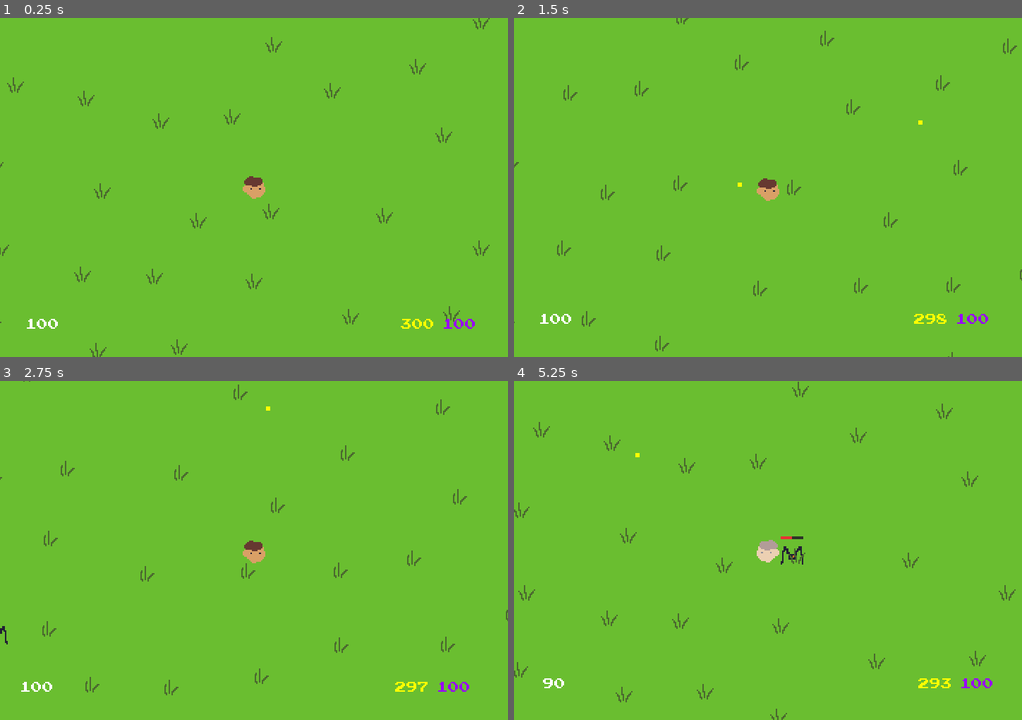
Above: before the commit, frames 1-4 (two rows, left to right).
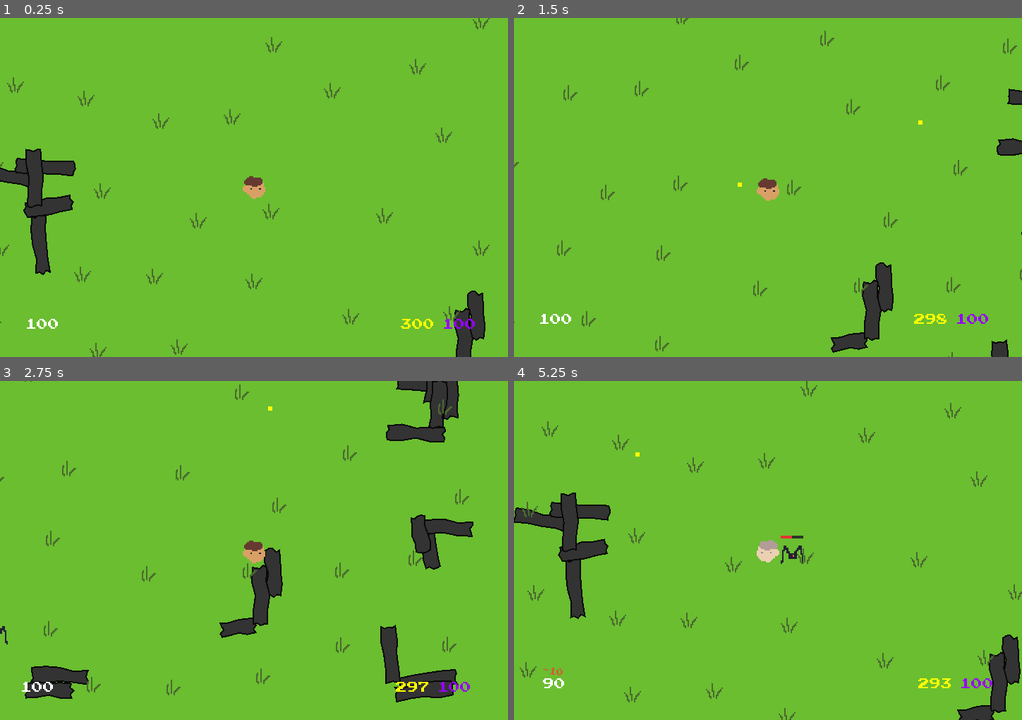
Above: after the commit, the same moments.

Repository: alecray/2d-game
Game: Godot game, scene res://scenes/main.tscn
Two runs of this game, one before a commit and one after it. Both use one fixed random seed, a clock stepped at 60 frames per second and the inputs below.
Inputs (mouse positions are in pixels of both pictures, inside the frame that each line leads up to):
- Up to frame 1 (0.25 s): no input
- Up to frame 2 (1.5 s): move the mouse to (879, 170) at 0.52 s; hold D 0.53-1.28 s; click (879, 170) at 0.67 s; move the mouse to (666, 204) at 1.27 s; hold S from 1.28 s (still down); click (666, 204) at 1.42 s
- Up to frame 3 (2.75 s): move the mouse to (304, 475) at 2.02 s; release S at 2.03 s; hold D from 2.03 s (still down); click (304, 475) at 2.17 s
- Up to frame 4 (5.25 s): move the mouse to (742, 618) at 2.77 s; release D at 2.78 s; hold W 2.78-3.53 s; click (742, 618) at 2.92 s; move the mouse to (920, 601) at 3.52 s; hold A 3.53-5.03 s; click (920, 601) at 3.67 s; move the mouse to (615, 499) at 4.27 s; click (615, 499) at 4.42 s; move the mouse to (793, 550) at 5.02 s; hold S from 5.03 s (still down); click (793, 550) at 5.17 s

The runs differ from the first frame. In frame 1, 2.8% of the frame differs, in the area x 0-96%, y 38-100%; in frame 2, 1.7%; in frame 3, 6.7%, in the area x 0-100%, y 0-95%; in frame 4, 4.8%.

Commit message:
add procedural ruins, floating damage/mana cost popups, and remove magic cooldown

Diff:
--- a/scenes/main.gd
+++ b/scenes/main.gd
@@ -3,6 +3,7 @@
 
 const ENEMY_SCENE = preload("res://prefabs/enemies/enemy1.tscn")
 const GRASS_SCENE = preload("res://prefabs/environment/grass1.tscn")
+const WALL_SCRIPT = preload("res://scripts/environment/wall.gd")
 const BASE_SPAWN_INTERVAL = 2.0  # starting time between enemy spawns
 const MIN_SPAWN_INTERVAL = 0.25  # fastest the spawner can ever get
 const SPAWN_DISTANCE = 300.0
@@ -31,6 +32,26 @@
 	var spawn_area_size = Vector2(2000, 2000)
 	var spawn_area_offset = -spawn_area_size / 2
 	spawn_grass_in_area(200, spawn_area_size, spawn_area_offset)
+	spawn_ruins()
+
+func spawn_ruins() -> void:
+	var wall_sizes = [
+		Vector2(80, 20), Vector2(20, 80),
+		Vector2(48, 20), Vector2(20, 48),
+		Vector2(64, 20), Vector2(20, 64),
+	]
+	for i in 18:
+		var angle = randf() * TAU
+		var dist = randf_range(200, 900)
+		var cluster_pos = Vector2.from_angle(angle) * dist
+		for j in randi_range(2, 5):
+			var offset = Vector2(randf_range(-60, 60), randf_range(-60, 60))
+			var wall = StaticBody2D.new()
+			wall.set_script(WALL_SCRIPT)
+			wall.size = wall_sizes[randi() % wall_sizes.size()]
+			wall.rotation = randf_range(-0.2, 0.2)
+			add_child(wall)
+			wall.global_position = cluster_pos + offset
 
 func _process(delta: float) -> void:
 	spawn_timer -= delta
--- a/scripts/characters/player.gd
+++ b/scripts/characters/player.gd
@@ -11,7 +11,6 @@
 const MAX_AMMO = 300
 const MAX_MANA = 100
 const MAGIC_COST = 50
-const MAGIC_COOLDOWN = 30.0
 const MANA_REGEN = 5.0  # mana restored per second
 const BOB_FREQUENCY = 14.0  # cycles per second
 const BOB_AMPLITUDE = 4.0   # pixels up and down
@@ -19,10 +18,10 @@
 const MagicWave = preload("res://scripts/characters/magic_wave.gd")
 
 signal health_changed(value: int)
+signal damage_taken(amount: int)
 signal ammo_changed(value: int)
 signal mana_changed(value: int)
-signal magic_ready_changed(is_ready: bool)
-
+signal magic_used(cost: int)
 var health = MAX_HEALTH:
 	set(value):
 		health = value
@@ -37,7 +36,6 @@
 	set(value):
 		mana = value
 		mana_changed.emit(int(value))
-var magic_cooldown = 0.0
 var knockback_velocity = Vector2.ZERO  # decays each frame, applied on top of movement
 var bob_time = 0.0
 
@@ -54,10 +52,6 @@
 	_handle_movement(delta)
 	_handle_contact_damage(delta)
 	_handle_shooting(delta)
-	var was_on_cooldown = magic_cooldown > 0
-	magic_cooldown -= delta
-	if was_on_cooldown and magic_cooldown <= 0:
-		magic_ready_changed.emit(true)
 	if mana < MAX_MANA:
 		mana = min(MAX_MANA, mana + MANA_REGEN * delta)
 
@@ -109,16 +103,16 @@
 
 func _input(event: InputEvent) -> void:
 	if event is InputEventMouseButton and event.pressed and event.button_index == MOUSE_BUTTON_RIGHT:
-		if magic_cooldown <= 0 and mana >= MAGIC_COST:
+		if mana >= MAGIC_COST:
 			var wave = MagicWave.new()
 			add_sibling(wave)
 			wave.global_position = global_position
 			mana -= MAGIC_COST
-			magic_cooldown = MAGIC_COOLDOWN
-			magic_ready_changed.emit(false)
+			magic_used.emit(MAGIC_COST)
 
 func take_damage(amount: int) -> void:
 	health = max(0, health - amount)  # setter emits health_changed automatically
+	damage_taken.emit(amount)
 	FlashUtils.flash_white($Sprite2D_Player)
 	if health <= 0:
 		get_tree().change_scene_to_file("res://scenes/game_over.tscn")
--- /dev/null
+++ b/scripts/environment/wall.gd
@@ -0,0 +1,43 @@
+extends StaticBody2D
+
+var size = Vector2(80, 20)
+var _poly: PackedVector2Array
+
+func _ready() -> void:
+	var shape = RectangleShape2D.new()
+	shape.size = size
+	var col = CollisionShape2D.new()
+	col.shape = shape
+	add_child(col)
+	_poly = _build_rough_poly(size)
+
+## Builds a rectangle polygon with gently bowed, irregular edges for a worn-stone look.
+## Each edge gets 3 intermediate points offset by a sine-weighted random amount so the
+## bulge is smooth (peaks at the midpoint, tapers to nothing at the corners).
+func _build_rough_poly(s: Vector2) -> PackedVector2Array:
+	var pts = PackedVector2Array()
+	var h = s / 2
+	var roughness = 4.0
+	var edges = [
+		[Vector2(-h.x, -h.y), Vector2( h.x, -h.y), Vector2( 0, -1)],
+		[Vector2( h.x, -h.y), Vector2( h.x,  h.y), Vector2( 1,  0)],
+		[Vector2( h.x,  h.y), Vector2(-h.x,  h.y), Vector2( 0,  1)],
+		[Vector2(-h.x,  h.y), Vector2(-h.x, -h.y), Vector2(-1,  0)],
+	]
+	for edge in edges:
+		var a: Vector2 = edge[0]
+		var b: Vector2 = edge[1]
+		var n: Vector2 = edge[2]
+		pts.append(a)
+		for i in range(1, 4):
+			var t = float(i) / 4.0
+			var mid = a.lerp(b, t)
+			var bow = sin(t * PI) * randf_range(-roughness, roughness)
+			pts.append(mid + n * bow)
+	return pts
+
+func _draw() -> void:
+	draw_colored_polygon(_poly, Color(0.20, 0.20, 0.20))
+	var outline = PackedVector2Array(_poly)
+	outline.append(_poly[0])
+	draw_polyline(outline, Color(0.04, 0.04, 0.04), 2.0)
--- a/scripts/ui/health_label.gd
+++ b/scripts/ui/health_label.gd
@@ -1,6 +1,8 @@
 ## Listens for health_changed on the player and updates itself.
 ## Attach this to any Label node — it finds the player by group so it works anywhere in the tree.
 extends Label
+
+const FONT = preload("res://assets/fonts/PressStart2P-Regular.ttf")
 
 func _ready() -> void:
 	await get_tree().process_frame  # wait for player's _ready() to run and register its group
@@ -8,3 +10,20 @@
 	if player:
 		text = str(player.health)
 		player.health_changed.connect(func(value): text = str(value))
+		player.damage_taken.connect(_spawn_damage_popup)
+
+func _spawn_damage_popup(amount: int) -> void:
+	var label = Label.new()
+	label.text = "-" + str(amount)
+	label.add_theme_font_override("font", FONT)
+	label.add_theme_font_size_override("font_size", 10)
+	label.add_theme_color_override("font_color", Color(1.0, 0.2, 0.2, 1.0))
+	label.position = position + Vector2(0, -10)
+	label.rotation = deg_to_rad(10)
+	get_parent().add_child(label)
+	var tween = label.create_tween()
+	tween.set_parallel(true)
+	tween.tween_property(label, "position:y", label.position.y - 30, 0.6)
+	tween.tween_property(label, "rotation", deg_to_rad(-15), 0.6).set_trans(Tween.TRANS_CUBIC)
+	tween.tween_property(label, "modulate:a", 0.0, 0.6)
+	tween.tween_callback(label.queue_free).set_delay(0.6)
--- a/scripts/ui/mana_label.gd
+++ b/scripts/ui/mana_label.gd
@@ -1,11 +1,34 @@
-## Listens for mana_changed on the player and updates itself.
+## Displays the player's current mana and shows a floating "-50" popup when magic is cast.
 ## Attach this to any Label node — it finds the player by group so it works anywhere in the tree.
 extends Label
 
+const FONT = preload("res://assets/fonts/PressStart2P-Regular.ttf")
+
 func _ready() -> void:
+	# wait one frame so the player node has finished its own _ready() and joined the group
 	await get_tree().process_frame
 	var player = get_tree().get_first_node_in_group("player")
 	if player:
 		text = str(player.mana)
 		player.mana_changed.connect(func(value): text = str(value))
-		player.magic_ready_changed.connect(func(is_ready): modulate.a = 1.0 if is_ready else 0.1)
+		player.magic_used.connect(_spawn_cost_popup)
+
+## Spawns a short-lived cost label that floats upward and tilts left, then fades out.
+## Added as a sibling so it lives in the same UI layer as this label.
+func _spawn_cost_popup(cost: int) -> void:
+	var label = Label.new()
+	label.text = "-" + str(cost)
+	label.add_theme_font_override("font", FONT)
+	label.add_theme_font_size_override("font_size", 10)
+	label.add_theme_color_override("font_color", Color(0.6, 0.0, 1.0, 1.0))
+	# start just above this label's position
+	label.position = position + Vector2(0, -10)
+	# slight clockwise tilt so it can animate counter-clockwise as it rises
+	label.rotation = deg_to_rad(10)
+	get_parent().add_child(label)
+	var tween = label.create_tween()
+	tween.set_parallel(true)
+	tween.tween_property(label, "position:y", label.position.y - 30, 0.6)
+	tween.tween_property(label, "rotation", deg_to_rad(-15), 0.6).set_trans(Tween.TRANS_CUBIC)
+	tween.tween_property(label, "modulate:a", 0.0, 0.6)
+	tween.tween_callback(label.queue_free).set_delay(0.6)
Not shown, added: export_presets.cfg
Not shown, added: scripts/environment/wall.gd.uid
Not shown, changed: .gitignore
